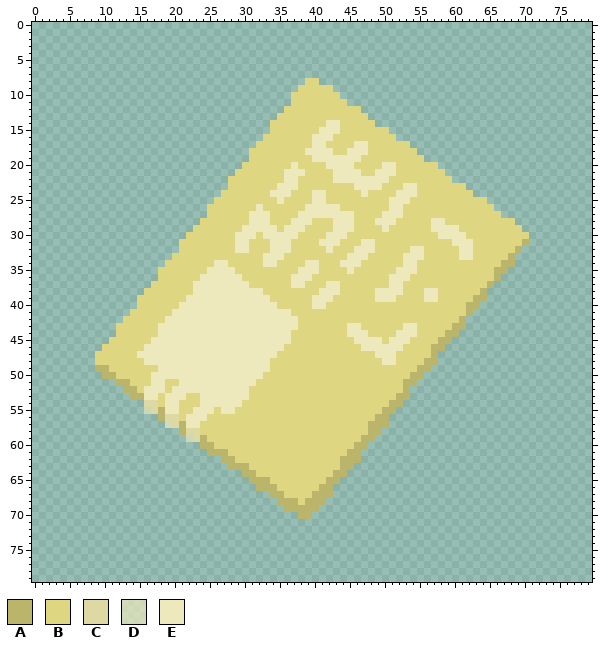
Sprite sheet: MetroidUdemyUnity/MetroUdemy/Assets/_Udemy Metroidvania Assets/Art/Ansimuz/Warped/Key.png. The picture above was drawn from the file before the commit.
The file is 80x80 pixels.
Palette (. is transparent): A #bbb56c  B #ded680  C #ded8a3  D #eee9bdb0  E #eee9bd
Pixels before (only the part around the change), first column x 1:
 0 ...............................................................................
 1 ...............................................................................
 2 ...............................................................................
 3 ...............................................................................
 4 ...............................................................................
 5 ...............................................................................
 6 ...............................................................................
 7 ...............................................................................
 8 ......................................BB.......................................
 9 .....................................BBBBB.....................................
10 ....................................BBBBBBB....................................
11 ....................................BBBBBBBB...................................
12 ...................................BBBBBBBBBBB.................................
13 ..................................BBBBBBBBBBBBB................................
14 .................................BBBBBBBBEEBBBBB...............................
15 .................................BBBBBBBEEEBBBBBBB.............................
16 ................................BBBBBBBEEEBBBBBBBBB............................
17 ...............................BBBBBBBBEEBBBBEEBBBBBB..........................
18 ..............................BBBBBBBBEEEEBBEEEBBBBBBB.........................
19 ..............................BBBBBBBBBEEEEEEEBBBBBBBBB........................
20 .............................BBBBBBBEBBBBEEEEBBBBEEBBBBBB......................
21 ............................BBBBBBBEEEBBBBEEEEBBEEEBBBBBBB.....................
22 ...........................BBBBBBBBEEBBBBBEEEEEEEEBBBBBBBBB....................
23 ...........................BBBBBBBEEEBBBBBBBBEEEEBBBEEBBBBBBB..................
24 ..........................BBBBBBBEEEBBBEEBBBBBEBBBBEEEBBBBBBBB.................
25 .........................BBBBBBBBBEBBBBEEBBBBBBBBBEEEBBBBBBBBBBB...............
26 ........................BBBBBBBEBBBBBBEEEEEBBBBBBBEEBBBBBBBBBBBBB..............
27 ........................BBBBBBEEEBBBBEEEEEEEEBBBBEEEBBBBBBBBBBBBBB.............
28 .......................BBBBBBBEEEBBBEEEBBBEEEBBBEEEBBBBBEEBBBBBBBBBB...........
29 ......................BBBBBBBEEEEEBEEEBBBBEEEBBBBEBBBBBBEEEEBBBBBBBBB..........
30 .....................BBBBBBBEEEBEEEEEBBBBEEEBBBBBBBBBBBBBEEEEBBBBBBBBB.........
31 ....................BBBBBBBBEEBBBEEEBBBBEEEBBBEEBBBBBBBBBBBEEEBBBBBBBA.........
32 ....................BBBBBBBBEEBBBEEEBBBBBEBBBEEEBBBBBEEBBBBBEEBBBBBBA..........
33 ...................BBBBBBBBBBBBBEEEBBBBBBBBBEEEBBBBBEEEBBBBBEEBBBBBA...........
34 ..................BBBBBBBEEBBBBBEEBBBBEEBBBEEEBBBBBBEEBBBBBBBBBBBBAA...........
35 .................BBBBBBBEEEEBBBBBBBBBEEEBBBBEBBBBBBEEEBBBBBBBBBBBAA............
36 .................BBBBBBEEEEEEBBBBBBBEEEBBBBBBBBBBBEEEBBBBBBBBBBBBA.............
37 ................BBBBBBEEEEEEEEBBBBBBEEBBBEEBBBBBBBEEBBBBBBBBBBBBA..............
38 ...............BBBBBBBEEEEEEEEEEBBBBBBBBEEEBBBBBEEEEBBBEEBBBBBBA...............
39 ..............BBBBBBBEEEEEEEEEEEEBBBBBBEEEBBBBBBEEEBBBBEEBBBBBAA...............
40 ..............BBBBBBEEEEEEEEEEEEEEBBBBBEEBBBBBBBBBBBBBBBBBBBBAA................
41 .............BBBBBBEEEEEEEEEEEEEEEEEBBBBBBBBBBBBBBBBBBBBBBBBBA.................
42 ............BBBBBBEEEEEEEEEEEEEEEEEEEBBBBBBBBBBBBBBBBBBBBBBBA..................
43 ...........BBBBBBEEEEEEEEEEEEEEEEEEEEBBBBBBBEEBBBBBBEEBBBBBAA..................
44 ...........BBBBBBEEEEEEEEEEEEEEEEEEEBBBBBBBBEEEBBBBEEEBBBBAA...................
45 ..........BBBBBBEEEEEEEEEEEEEEEEEEEEBBBBBBBBBEEEEBEEEBBBBAA....................
46 .........BBBBBBEEEEEEEEEEEEEEEEEEEEBBBBBBBBBBBEEEEEEBBBBAA.....................
47 ........BBBBBBEEEEEEEEEEEEEEEEEEEEBBBBBBBBBBBBBBEEEBBBBBA......................
48 ........BBBBBBBEEEEEEEEEEEEEEEEEEBBBBBBBBBBBBBBBBEEBBBBAA......................
49 ........AABBBBBBBEEEEEEEEEEEEEEEEBBBBBBBBBBBBBBBBBBBBBAA.......................
50 .........AABBBBBEEEEEEEEEEEEEEEEBBBBBBBBBBBBBBBBBBBBBAA........................
51 ...........AABBBEEBBEEEEEEEEEEEBBBBBBBBBBBBBBBBBBBBBAA.........................
52 ............AABEEEBEEEEEEEEEEEBBBBBBBBBBBBBBBBBBBBBBA..........................
53 .............AAEEBEEEBBEEEEEEEBBBBBBBBBBBBBBBBBBBBBAA..........................
54 ...............CCBEEBBBEEEEEEBBBBBBBBBBBBBBBBBBBBBAA...........................
55 ...............DCAEEBBEEEBEEBBBBBBBBBBBBBBBBBBBBBAA............................
56 .................ACCBEEEBBBBBBBBBBBBBBBBBBBBBBBBAA.............................
57 ..................DCAEEBBBBBBBBBBBBBBBBBBBBBBBBAAA.............................
58 ....................ACCBBBBBBBBBBBBBBBBBBBBBBBBAA..............................
59 .....................DCABBBBBBBBBBBBBBBBBBBBBBAA...............................
60 .......................AABBBBBBBBBBBBBBBBBBBBAA................................
61 ........................AAABBBBBBBBBBBBBBBBBAA.................................
62 ..........................AABBBBBBBBBBBBBBBAAA.................................
63 ...........................AAABBBBBBBBBBBBBAA..................................
64 .............................AABBBBBBBBBBBAA...................................
65 ..............................AAABBBBBBBBAA....................................
66 ...............................AAABBBBBBAA.....................................
67 .................................AABBBBAAA.....................................
68 ..................................AAABAAA......................................
69 ...................................AAAAA.......................................
70 .....................................AA........................................
71 ...............................................................................
72 ...............................................................................
73 ...............................................................................
74 ...............................................................................
75 ...............................................................................
After the commit:
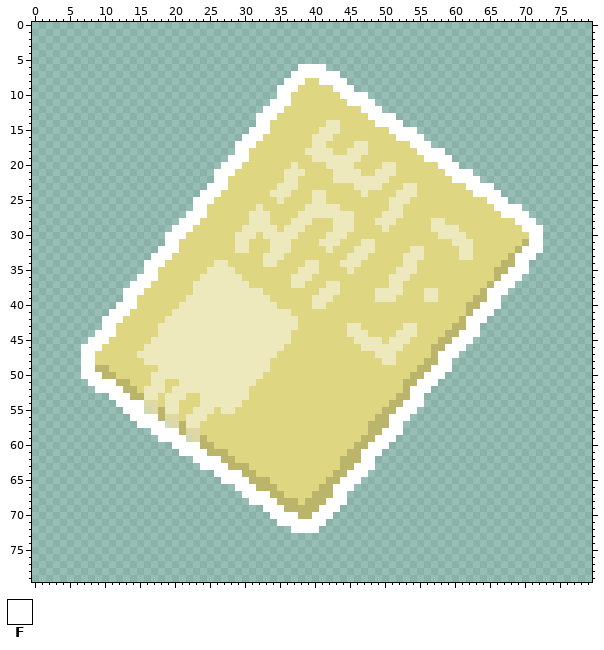
Colours new in this view: F #ffffff
Commit message: Room2 polish, Create Room2Key
What changed:
Changed rows in their new state; - is an unchanged pixel.
first column x 7:
 6 -------------------------------FFFF-------------------------------
 7 ------------------------------FFFFFFF-----------------------------
 8 -----------------------------FFF--FFFF----------------------------
 9 ----------------------------FFF-----FFF---------------------------
10 ----------------------------FF-------FFFF-------------------------
11 ---------------------------FFF--------FFFF------------------------
12 --------------------------FFF-----------FFF-----------------------
13 -------------------------FFF-------------FFFF---------------------
14 -------------------------FF---------------FFFF--------------------
15 ------------------------FFF-----------------FFFF------------------
16 -----------------------FFF-------------------FFFF-----------------
17 ----------------------FFF----------------------FFF----------------
18 ----------------------FF------------------------FFFF--------------
19 ---------------------FFF-------------------------FFFF-------------
20 --------------------FFF----------------------------FFF------------
21 -------------------FFF------------------------------FFFF----------
22 -------------------FF--------------------------------FFFF---------
23 ------------------FFF----------------------------------FFFF-------
24 -----------------FFF------------------------------------FFFF------
25 ----------------FFF---------------------------------------FFF-----
26 ----------------FF-----------------------------------------FFFF---
27 ---------------FFF------------------------------------------FFFF--
28 --------------FFF---------------------------------------------FFF-
29 -------------FFF-----------------------------------------------FFF
30 ------------FFF-------------------------------------------------FF
31 ------------FF--------------------------------------------------FF
32 -----------FFF-------------------------------------------------FFF
33 ----------FFF-------------------------------------------------FFF-
34 ---------FFF--------------------------------------------------FF--
35 ---------FF--------------------------------------------------FFF--
36 --------FFF-------------------------------------------------FFF---
37 -------FFF-------------------------------------------------FFF----
38 ------FFF-------------------------------------------------FFF-----
39 ------FF--------------------------------------------------FF------
40 -----FFF-------------------------------------------------FFF------
41 ----FFF-------------------------------------------------FFF-------
42 ---FFF-------------------------------------------------FFF--------
43 ---FF--------------------------------------------------FF---------
44 --FFF-------------------------------------------------FFF---------
45 -FFF-------------------------------------------------FFF----------
46 FFF-------------------------------------------------FFF-----------
47 FF-------------------------------------------------FFF------------
48 FF-------------------------------------------------FF-------------
49 FF------------------------------------------------FFF-------------
50 FFF----------------------------------------------FFF--------------
51 -FFFF-------------------------------------------FFF---------------
52 --FFFF-----------------------------------------FFF----------------
53 ----FFF----------------------------------------FF-----------------
54 -----FFFF-------------------------------------FFF-----------------
55 ------FFF------------------------------------FFF------------------
56 -------FFFF---------------------------------FFF-------------------
57 --------FFFF--------------------------------FF--------------------
58 ----------FFFF-----------------------------FFF--------------------
59 -----------FFFF---------------------------FFF---------------------
60 -------------FFFF------------------------FFF----------------------
61 --------------FFFF----------------------FFF-----------------------
62 ----------------FFFF--------------------FF------------------------
63 -----------------FFFF------------------FFF------------------------
64 -------------------FFFF---------------FFF-------------------------
65 --------------------FFFF-------------FFF--------------------------
66 ----------------------FFF-----------FFF---------------------------
67 -----------------------FFFF---------FF----------------------------
68 ------------------------FFFF-------FFF----------------------------
69 --------------------------FFF-----FFF-----------------------------
70 ---------------------------FFFF--FFF------------------------------
71 ----------------------------FFFFFFF-------------------------------
72 ------------------------------FFFF--------------------------------
